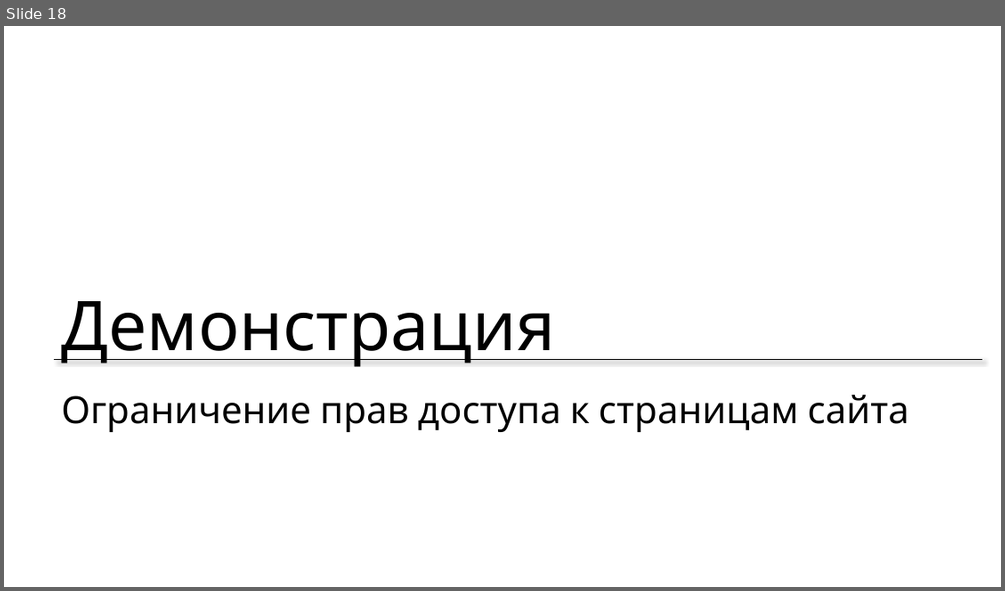
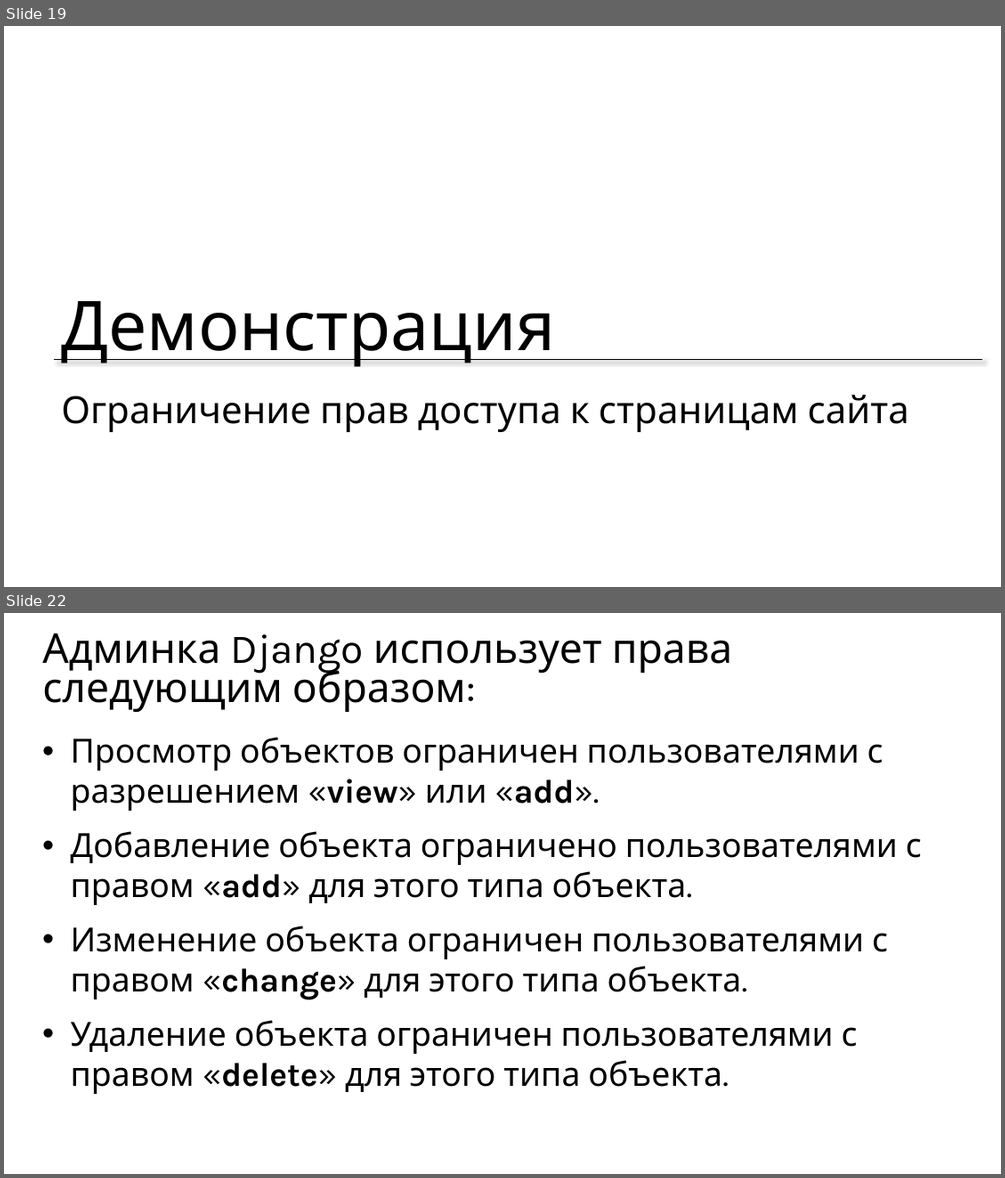
Before and after one commit to maxchv/LearnPython, a slide deck: week14/auth.pptx. Shown one above the other, each under a label of ours: slide 18 before the commit, slides 19 and 22 after it; the slides between them are not shown. The pictures are 1005x591 and 1005x1178 pixels, drawn with LibreOffice and Linux fonts; fonts in the diff are those of the drawing. Boxes give left, top, right and bottom in pixels: in the first picture for what was removed or moved away, otherwise in the second. Text is boxed around its words. In the diff, an @@ line names an element or a change of style, - is before the commit and + after.

```diff
--- a/week14/auth.pptx
+++ b/week14/auth.pptx
@@ slide 22 added at [4,613,1001,1174], background #FFFFFF @@
@@ title added at [42,633,733,712], 39.6 pt, text #000000 @@
+Админка Django использует права следующим образом:
@@ text added at [71,737,922,1094], 32 pt, text #000000 @@
+• Просмотр объектов ограничен пользователями с разрешением «view» или «add».
+• Добавление объекта ограничено пользователями с правом «add» для этого типа объекта.
+• Изменение объекта ограничен пользователями с правом «change» для этого типа объекта.
+• Удаление объекта ограничен пользователями с правом «delete» для этого типа объекта.
@@ what was slide 18 is now slide 19 @@
```
Also in this commit, not shown: 2 slides changed, 11 other slides added, 12 slides removed, 39 other files.
